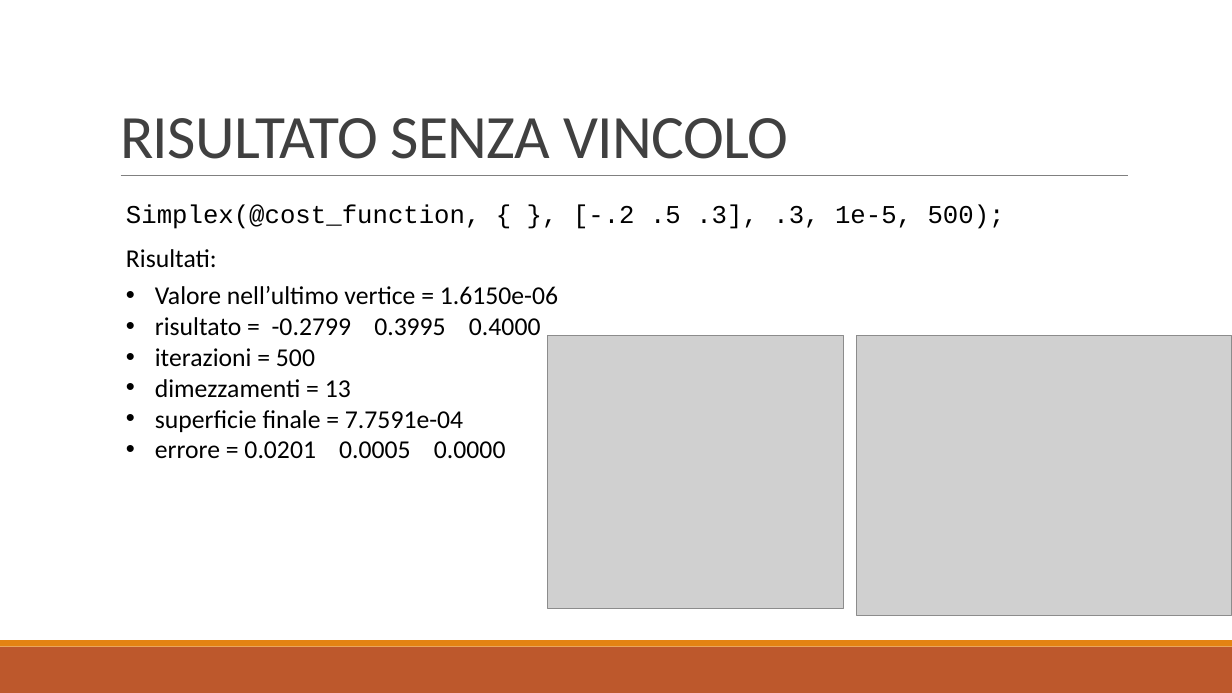
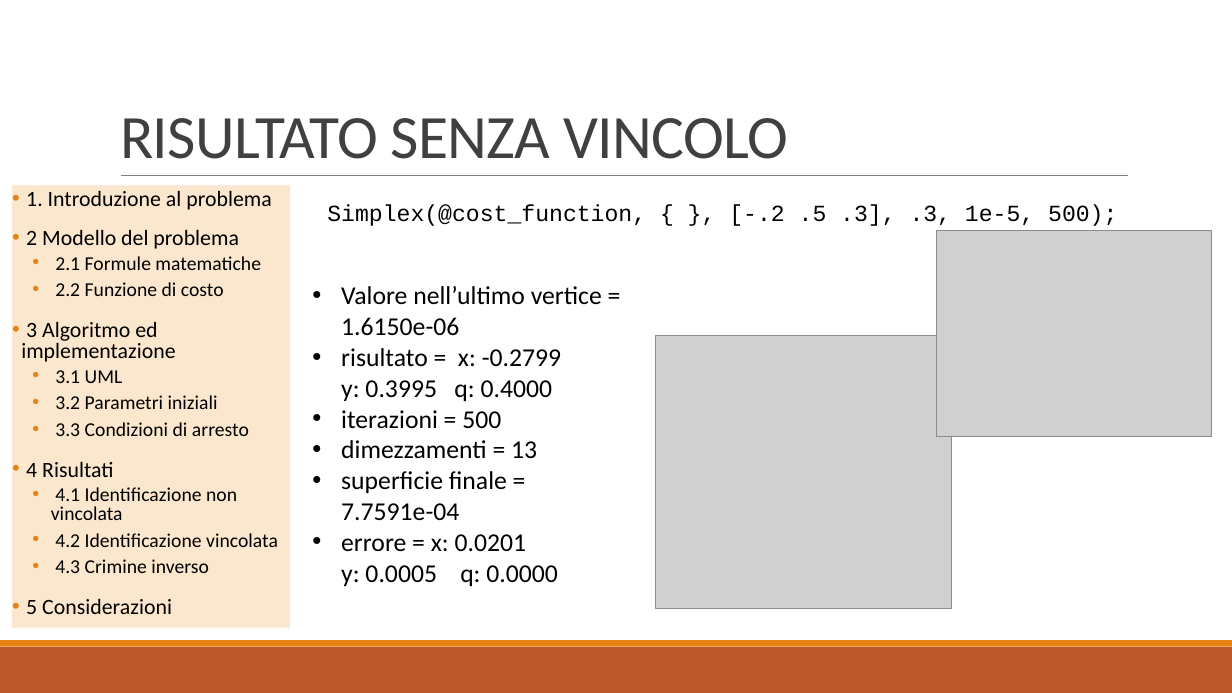
Before and after one commit to baldimario/Simplex, a slide deck: slide 15 of IDENTICAZIONE SISTEMA DI CARICHE PUNTIFORMI DA MISURE DI.pptx. Drawn at 1232x693 pixels with LibreOffice and Linux fonts; fonts in the diff are those of the drawing; grey boxes stand for pictures. Boxes give left, top, right and bottom in pixels: in the first picture for what was removed or moved away, otherwise in the second. Text is boxed around its words. In the diff, an @@ line names an element or a change of style, - is before the commit and + after.

```diff
--- a/IDENTICAZIONE SISTEMA DI CARICHE PUNTIFORMI DA MISURE DI.pptx
+++ b/IDENTICAZIONE SISTEMA DI CARICHE PUNTIFORMI DA MISURE DI.pptx
@@ text added at box(12, 186, 290, 628), fill #FBE6CE, 15.3 pt, text #000000 @@
+• 1. Introduzione al problema
+• 2 Modello del problema
+  • 2.1 Formule matematiche
+  • 2.2 Funzione di costo
+• 3 Algoritmo ed implementazione
+  • 3.1 UML
+  • 3.2 Parametri iniziali
+  • 3.3 Condizioni di arresto
+• 4 Risultati
+  • 4.1 Identificazione non vincolata
+  • 4.2 Identificazione vincolata
+  • 4.3 Crimine inverso
+• 5 Considerazioni
@@ text "Simplex(@cost_function, { }, [-.2 .5 ...": place and size @@
-text "Simplex(@cost_function, { }, [-.2 .5 ..." at box(126, 204, 1005, 229)
+text "Simplex(@cost_function, { }, [-.2 .5 ..." at box(327, 204, 1117, 226)
@@ text "Simplex(@cost_function, { }, [-.2 .5 ..." at box(327, 204, 1117, 226): size 20 to 18 pt @@
@@ picture: place and size @@
-picture at box(857, 335, 1232, 616)
+picture at box(936, 231, 1211, 436)
@@ text removed at box(126, 249, 217, 268) @@
-Risultati:
@@ text "Valore nell’ultimo vertice = 1.6150e-06": place and size @@
-text "Valore nell’ultimo vertice = 1.6150e-06" at box(155, 286, 558, 458)
+text "Valore nell’ultimo vertice = 1.6150e-06" at box(341, 286, 602, 586)
@@ text at box(341, 348, 561, 401): text changed @@
-• risultato = -0.2799 0.3995 0.4000
+• risultato = x: -0.2799
+  y: 0.3995 q: 0.4000
@@ picture: place and size @@
-picture at box(548, 335, 844, 609)
+picture at box(655, 335, 951, 609)
@@ text at box(341, 534, 558, 586): text changed @@
-• errore = 0.0201 0.0005 0.0000
+• errore = x: 0.0201
+  y: 0.0005 q: 0.0000
```
Also in this commit, not shown: 16 other slides changed.
